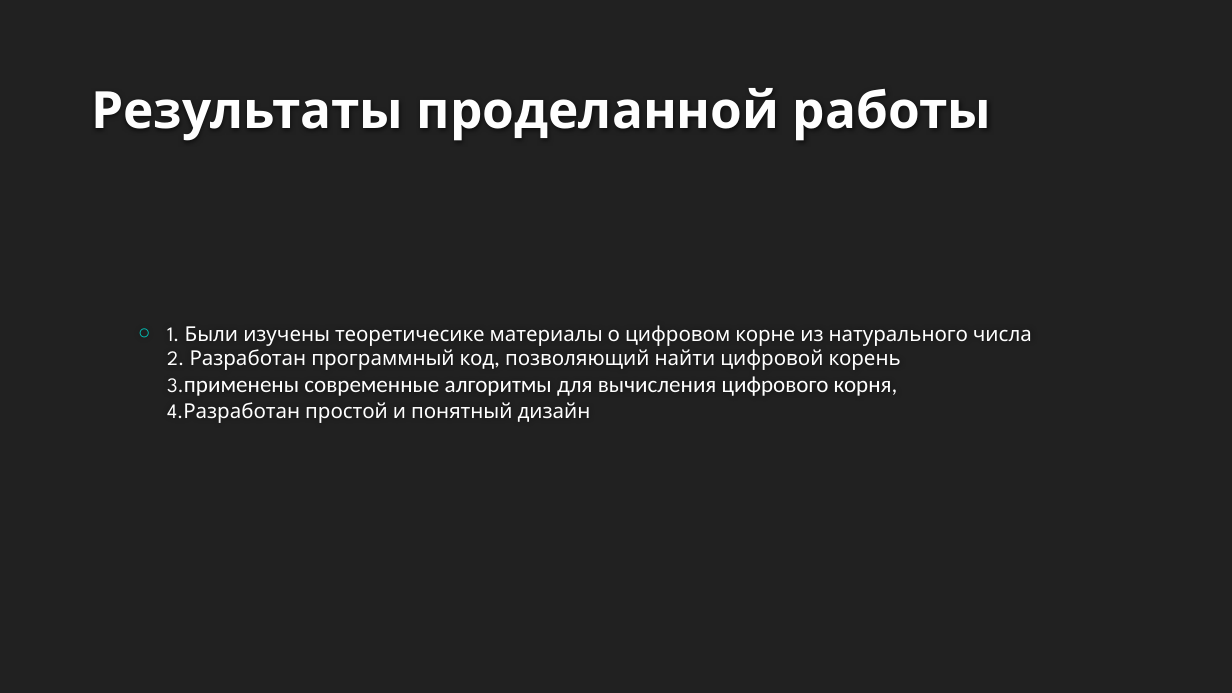
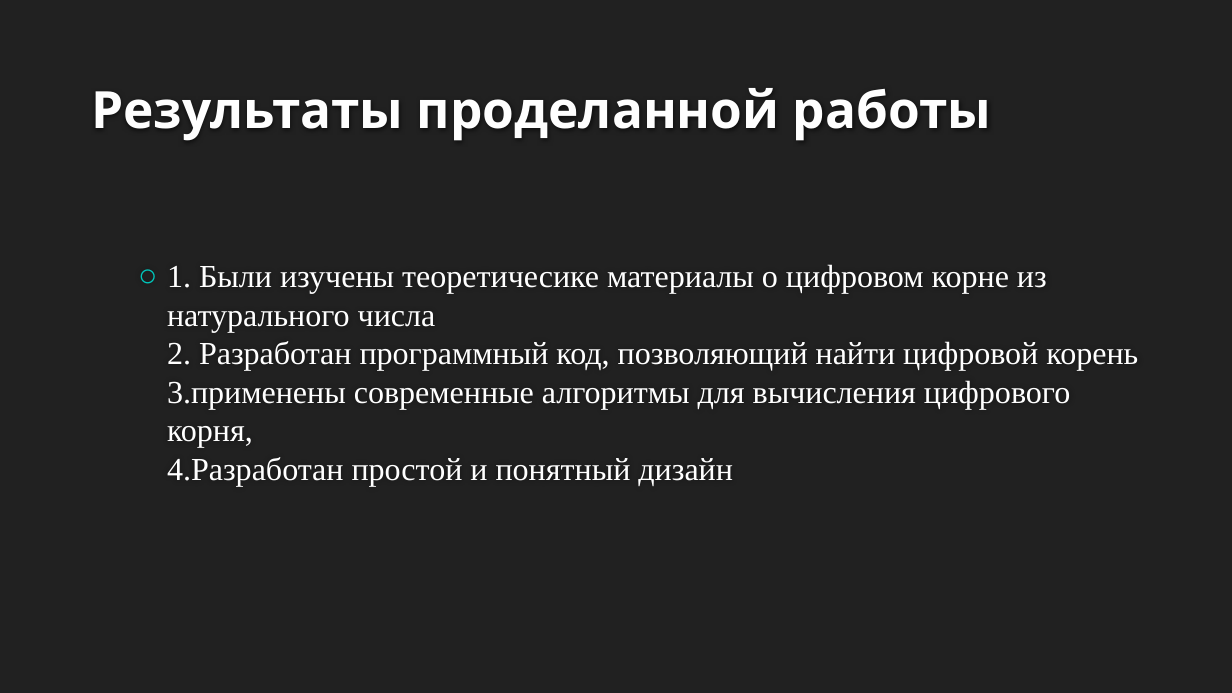
Before and after one commit to muxazzXJohny/DigitalRoot, a slide deck: slide 10 of Индивидуальный проект.pptx (slide 9 before the commit). Drawn at 1232x693 pixels with LibreOffice and Linux fonts; fonts in the diff are those of the drawing; background and template pictures are left out. Boxes give left, top, right and bottom in pixels: in the first picture for what was removed or moved away, otherwise in the second. Text is boxed around its words. In the diff, an @@ line names an element or a change of style, - is before the commit and + after.

```diff
--- a/Индивидуальный проект.pptx
+++ b/Индивидуальный проект.pptx
@@ text "1. Были изучены теоретичесике материалы ..." at <box>167,264,1138,487</box>: size 16 to 25 pt, font League Spartan to Times New Roman in "1. Были изучены теоретичесике материалы о цифровом ..."; size 18 to 25 pt, font Calibri to Times New Roman in "3.применены современные алгоритмы для вычисления цифрового к ..."; more space between paragraphs @@
```
Also in this commit, not shown: 2 other slides changed, 1 slide added.
